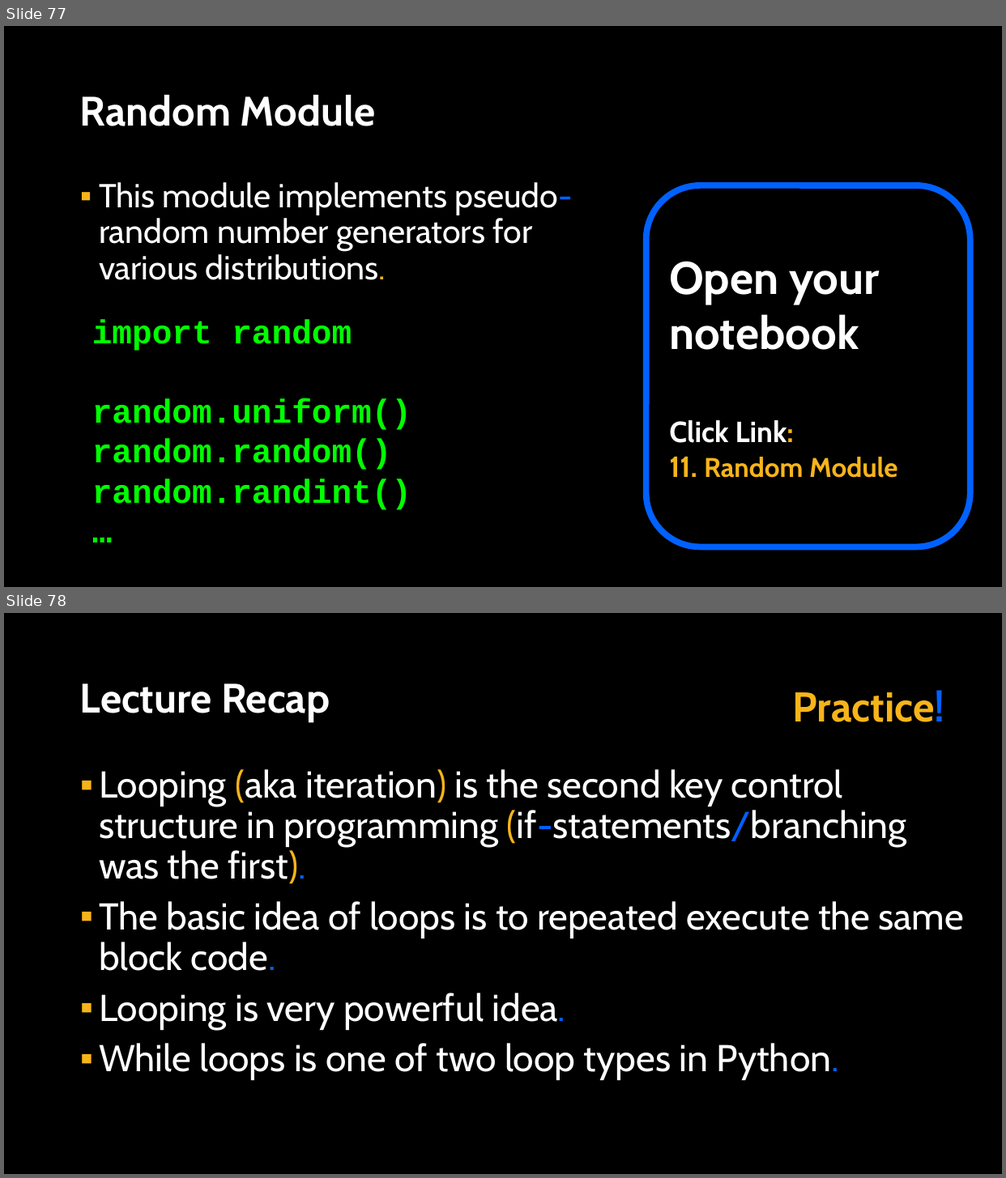
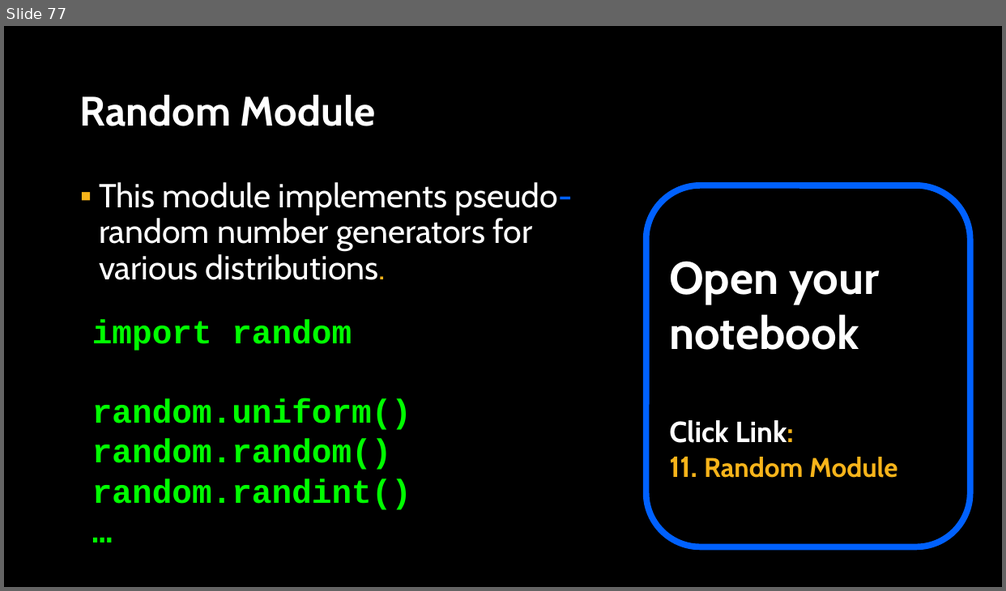
Before and after one commit to APS106/APS106-winter-2025-kinsella-goodfellow, a slide deck: lectures/week4/lecture1/slides/week4_lecture1.pptx. Shown one above the other, each under a label of ours: slides 77 and 78 before the commit, slide 77 after it. The pictures are 1006x1178 and 1006x591 pixels, drawn with LibreOffice and Linux fonts; fonts in the diff are those of the drawing; background and template pictures are left out. Boxes give left, top, right and bottom in pixels: in the first picture for what was removed or moved away, otherwise in the second. Text is boxed around its words. In the diff, an @@ line names an element or a change of style, - is before the commit and + after.

```diff
--- a/lectures/week4/lecture1/slides/week4_lecture1.pptx
+++ b/lectures/week4/lecture1/slides/week4_lecture1.pptx
@@ slide 78 removed at (x1=4, y1=613, x2=1002, y2=1174), background picture (left out) @@
@@ title removed at (x1=80, y1=683, x2=330, y2=722) @@
-Lecture Recap
@@ text removed at (x1=793, y1=690, x2=945, y2=722) @@
-Practice!
@@ text removed at (x1=99, y1=769, x2=964, y2=1080) @@
-▪ Looping (aka iteration) is the second key control structure in programming (if-statements/branching was the first).
-▪ The basic idea of loops is to repeated execute the same block code.
-▪ Looping is very powerful idea.
-▪ While loops is one of two loop types in Python.
```
Also in this commit, not shown: 1 slide changed, 3 slides added, 1 other slide removed, 3 other files.
